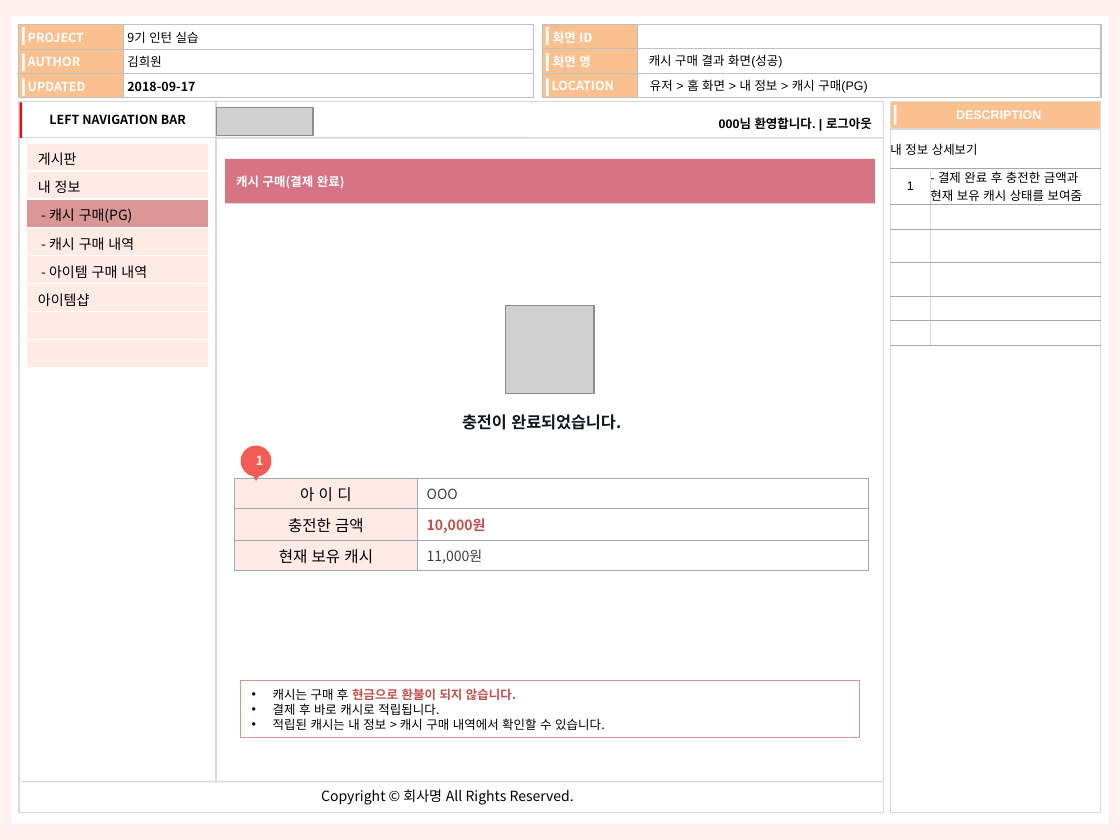
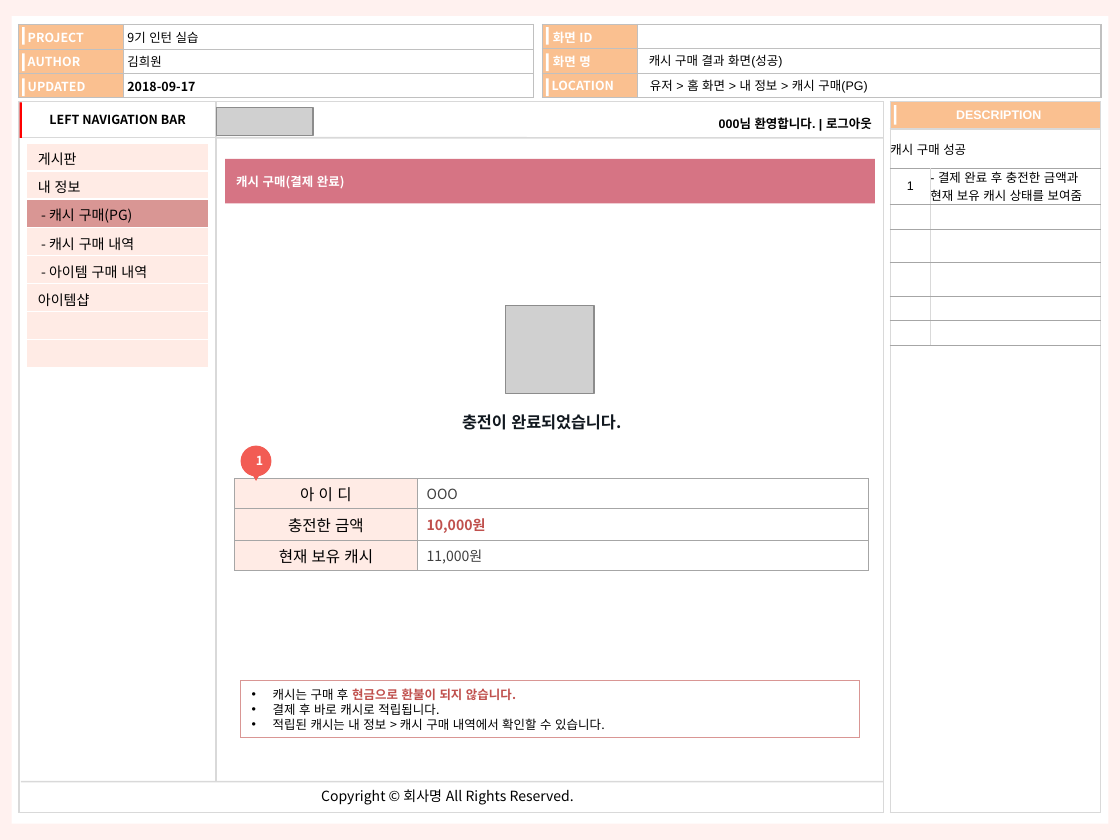
Before and after one commit to kimheewon/project, a slide deck: slide 19 of Document/인턴_김희원_산출물_화면정의서_사용자_v1.2.pptx. Drawn at 1120x840 pixels with LibreOffice and Linux fonts; fonts in the diff are those of the drawing; grey boxes stand for pictures. Boxes give left, top, right and bottom in pixels: in the first picture for what was removed or moved away, otherwise in the second. Text is boxed around its words. In the diff, an @@ line names an element or a change of style, - is before the commit and + after.

```diff
--- a/Document/인턴_김희원_산출물_화면정의서_사용자_v1.2.pptx
+++ b/Document/인턴_김희원_산출물_화면정의서_사용자_v1.2.pptx
@@ table at (890, 129, 1101, 339) @@
-row 1, column 1: 내 정보 상세보기
+row 1, column 1: 캐시 구매 성공
```
Also in this commit, not shown: 4 other slides changed, 10 other files.
